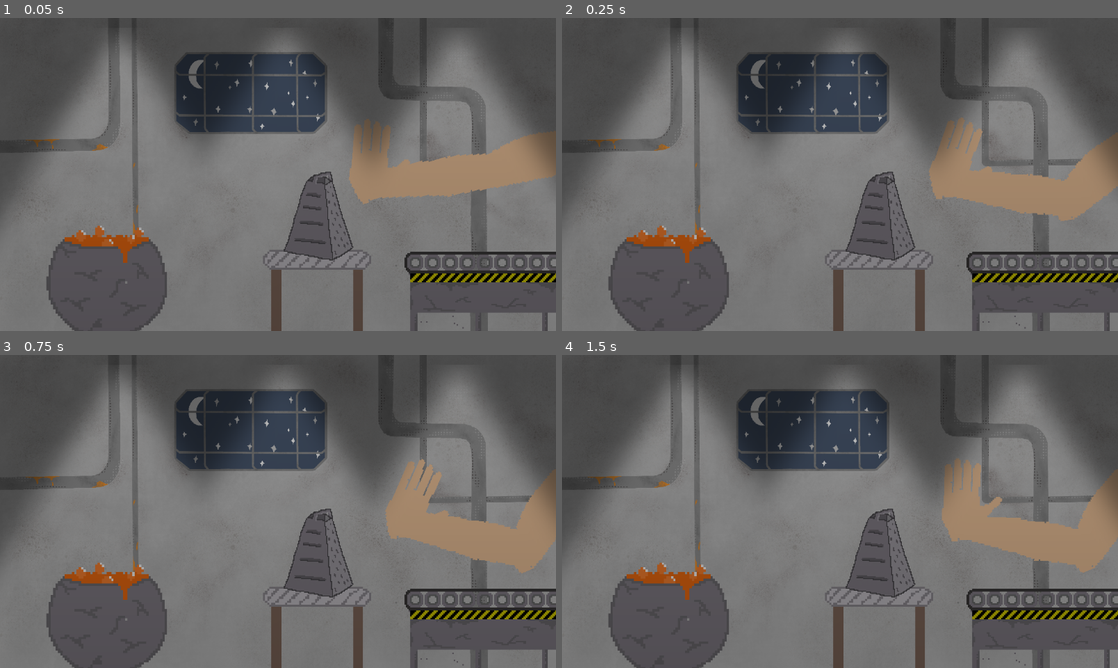
Above: before the commit, frames 1-4 (two rows, left to right).
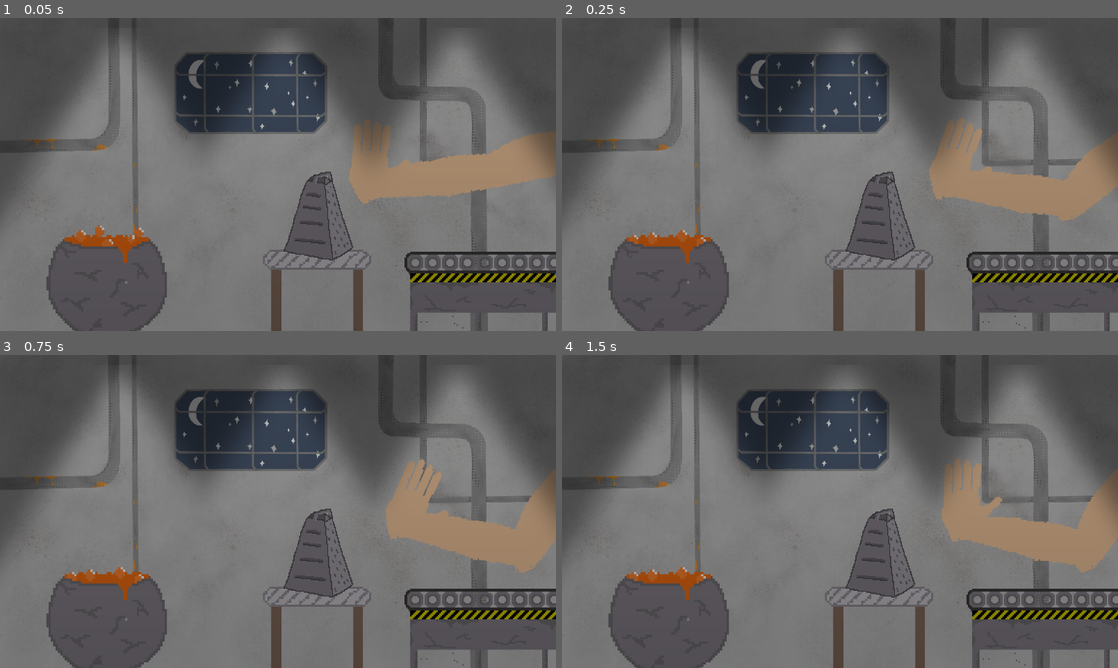
Above: after the commit, the same moments.

Repository: PeaceMonster/EpicWe-Gamejam2024
Game: Godot game, scene res://scenes/main.tscn
The game is run twice, just before and just after one commit, with the same random seed, the same clock (stepped at 60 frames per second) and the same inputs.
Inputs (mouse positions are in pixels of both pictures, inside the frame that each line leads up to):
- Up to frame 1 (0.05 s): no input
- Up to frame 2 (0.25 s): no input
- Up to frame 3 (0.75 s): move the mouse to (305, 511) at 0.52 s
- Up to frame 4 (1.5 s): tap Enter at 1.25 s; move the mouse to (812, 511) at 1.27 s

Frame 1 is identical in both runs. In frame 2, 0.2% of the frame differs, in the area x 12-26%, y 66-73%; in frame 3, 0.2%; in frame 4, 0.2%.
Error before the commit: Cannot call method 'play' on a null value. (res://scenes/main.gd:7)

Commit message:
Fixed pot moved

Diff:
--- a/project.godot
+++ b/project.godot
@@ -12,7 +12,7 @@
 
 config/name="Epic We-gamejam 2024"
 run/main_scene="res://scenes/main.tscn"
-config/features=PackedStringArray("4.3", "Forward Plus")
+config/features=PackedStringArray("4.2", "Forward Plus")
 config/icon="res://icon.svg"
 
 [autoload]
@@ -31,7 +31,7 @@
 
 skip_item={
 "deadzone": 0.5,
-"events": [Object(InputEventKey,"resource_local_to_scene":fa …(172 unchanged characters)… eycode":83,"key_label":0,"unicode":115,"location":0,"echo":false,"script":null)
+"events": [Object(InputEventKey,"resource_local_to_scene":fa …(172 unchanged characters)… eycode":83,"key_label":0,"unicode":115,"echo":false,"script":null)
 ]
 }
 
--- a/scenes/main.gd
+++ b/scenes/main.gd
@@ -1,6 +1,6 @@
 extends Node2D
 
-@onready var pot: AnimatedSprite2D = $Pot
+@onready var pot = $Props/Pot
 
 # Called when the node enters the scene tree for the first time.
 func _ready() -> void:
Not shown, added: Assets/font.png.import
